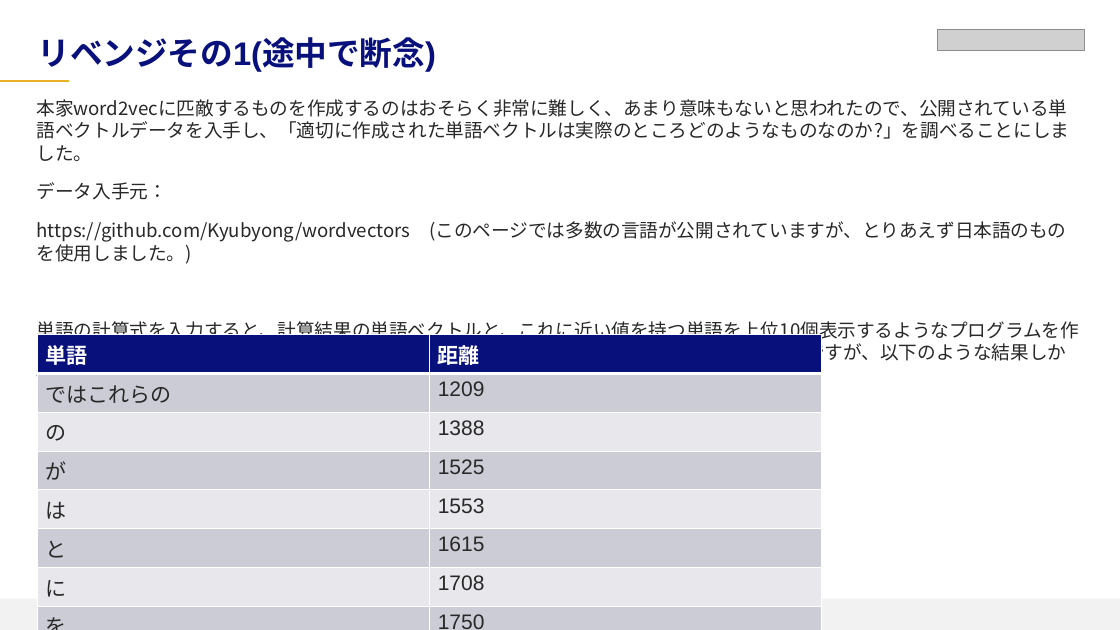
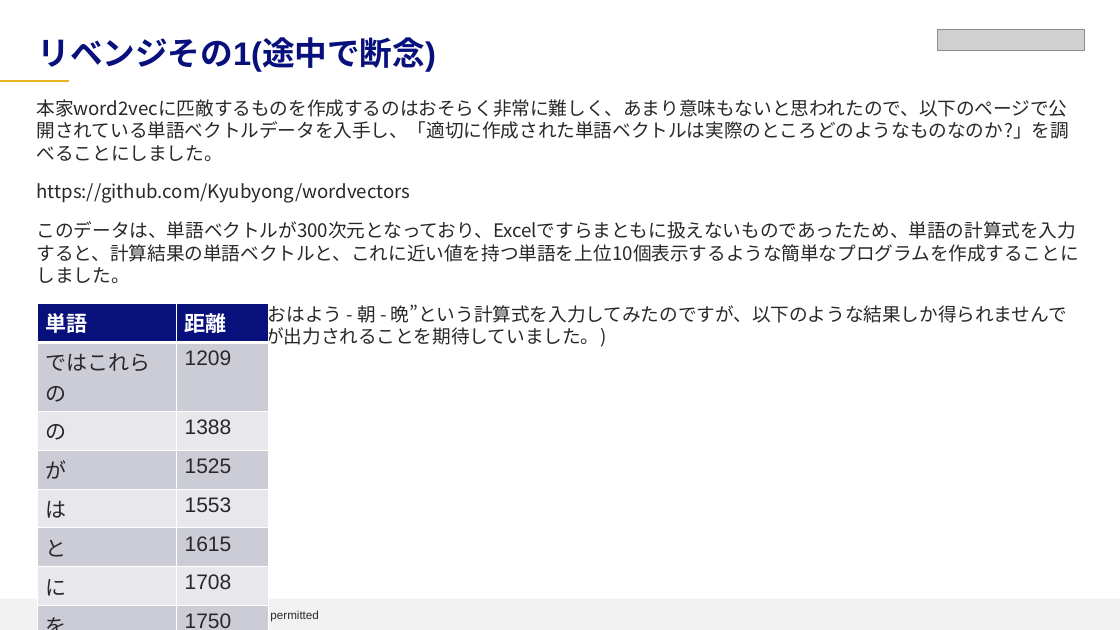
Before and after one commit to sunday-robot/DeepLerningKot, a slide deck: slide 11 of word2vecの紹介2.pptx. Drawn at 1120x630 pixels with LibreOffice and Linux fonts; fonts in the diff are those of the drawing; grey boxes stand for pictures; background and template pictures are left out. Boxes give left, top, right and bottom in pixels: in the first picture for what was removed or moved away, otherwise in the second. Text is boxed around its words. In the diff, an @@ line names an element or a change of style, - is before the commit and + after.

```diff
--- a/word2vecの紹介2.pptx
+++ b/word2vecの紹介2.pptx
@@ text at (37, 99, 1079, 349): text changed @@
-      本家word2vecに匹敵するものを作成するのはおそらく非常に難しく、あまり意味もないと思われたので、公開されている単語ベクトルデータを入手し、「適切に作成された単語ベクトルは実際のところどのようなものなのか?」を調べることにしました。
-      データ入手元：
-      https://github.com/Kyubyong/wordvectors (このページでは多数の言語が公開されていますが、とりあえず日本語のものを使用しました。)
-      単語の計算式を入力すると、計算結果の単語ベクトルと、これに近い値を持つ単語を上位10個表示するようなプログラムを作り、出力が”こんばんは”であって欲しい、”おはよう - 朝 - 晩”という計算式を入力してみたのですが、以下のような結果しか得られませんでした。
+      本家word2vecに匹敵するものを作成するのはおそらく非常に難しく、あまり意味もないと思われたので、以下のページで公開されている単語ベクトルデータを入手し、「適切に作成された単語ベクトルは実際のところどのようなものなのか?」を調べることにしました。
+      https://github.com/Kyubyong/wordvectors
+      このデータは、単語ベクトルが300次元となっており、Excelですらまともに扱えないものであったため、単語の計算式を入力すると、計算結果の単語ベクトルと、これに近い値を持つ単語を上位10個表示するような簡単なプログラムを作成することにしました。
+      ある程度できたところで、”おはよう - 朝 - 晩”という計算式を入力してみたのですが、以下のような結果しか得られませんでした。(”こんばんは”あたりが出力されることを期待していました。)
@@ table: place and size @@
-table at (38, 334, 823, 630)
+table at (38, 303, 269, 630)
```
Also in this commit, not shown: 5 other slides changed.
